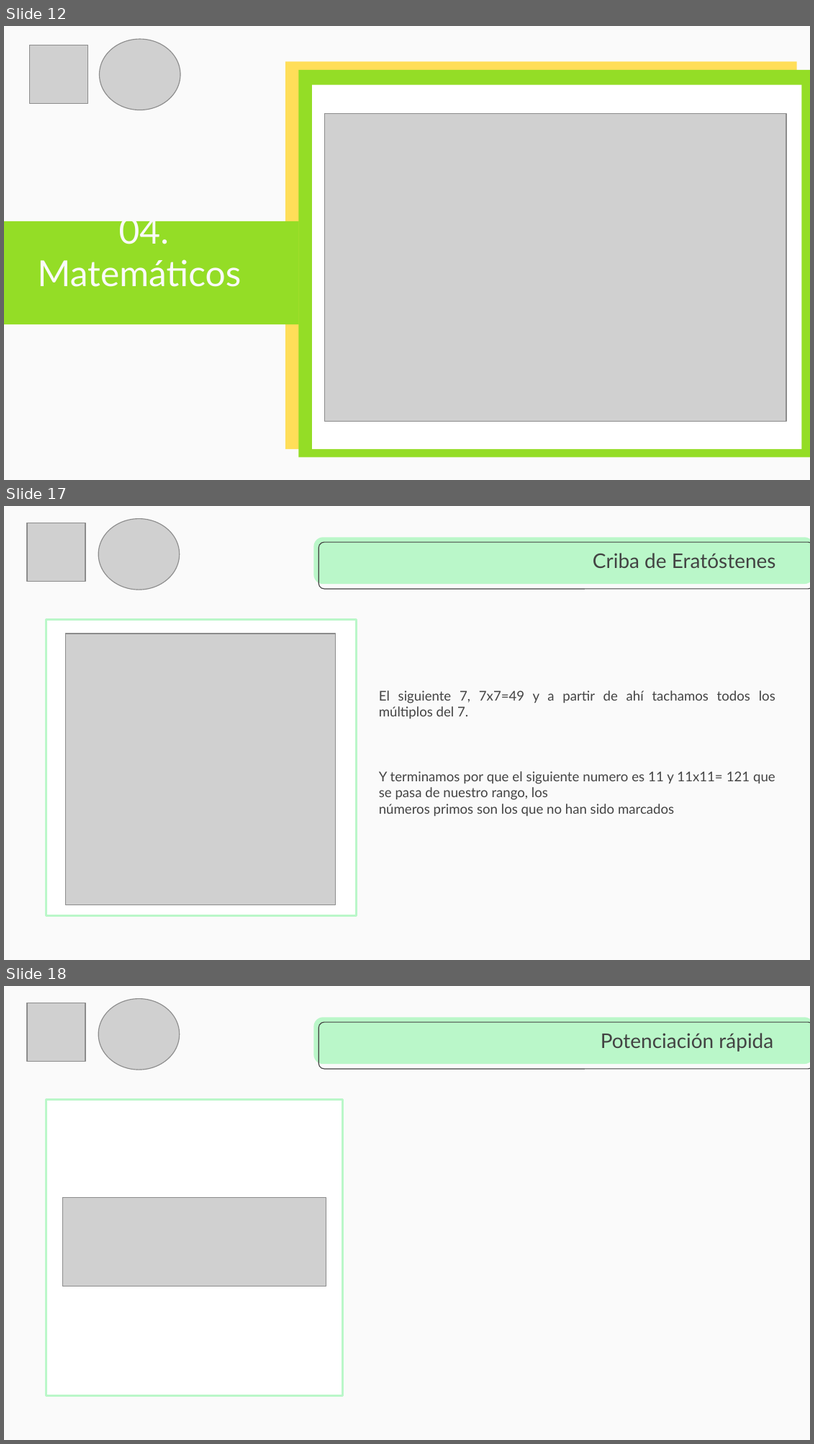
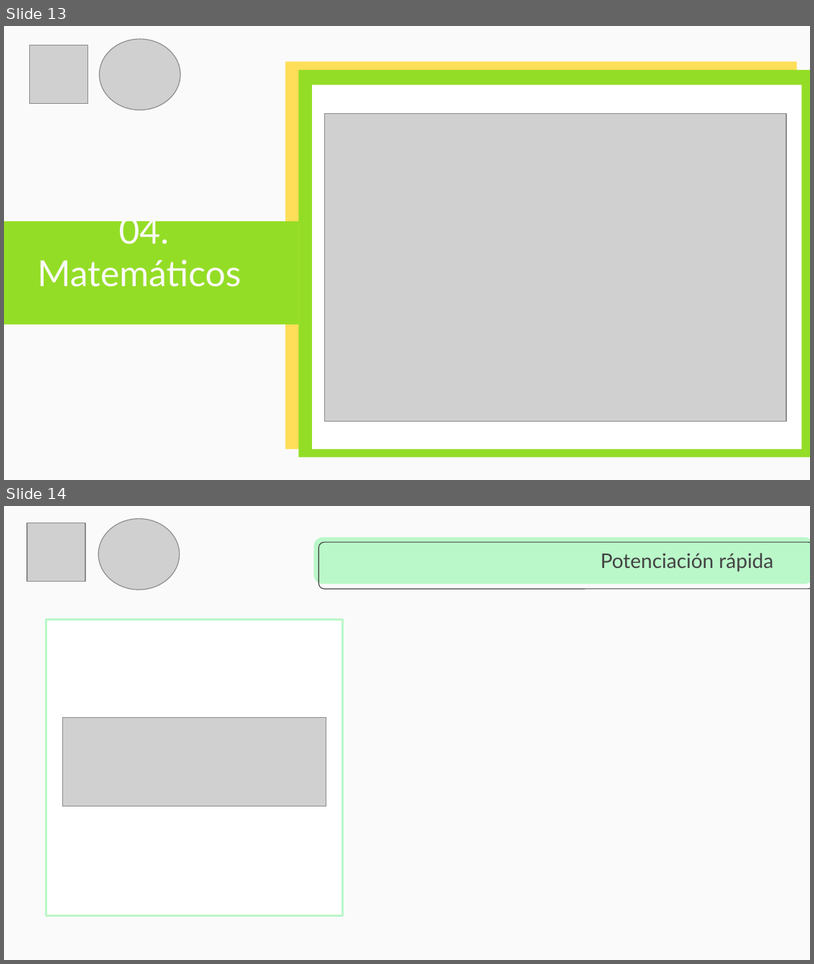
Before and after one commit to cangothic/CursoDePrgramacionCompetitiva, a slide deck: clase 4/Capacitación Maratones.pptx. Shown one above the other, each under a label of ours: slides 12, 17 and 18 before the commit, slides 13 and 14 after it; the slides between them are not shown. The pictures are 814x1444 and 814x964 pixels, drawn with LibreOffice and Linux fonts; fonts in the diff are those of the drawing; grey boxes stand for pictures. Boxes give left, top, right and bottom in pixels: in the first picture for what was removed or moved away, otherwise in the second. Text is boxed around its words. In the diff, an @@ line names an element or a change of style, - is before the commit and + after.

```diff
--- a/clase 4/Capacitación Maratones.pptx
+++ b/clase 4/Capacitación Maratones.pptx
@@ slide 17 removed at (4, 506, 810, 960), background #FAFAFA; not listed: 2 template elements that a slide beside it also shows @@
@@ picture removed at (27, 523, 85, 581) @@
@@ picture removed at (98, 519, 179, 590) @@
@@ title removed at (593, 553, 777, 568) @@
-Criba de Eratóstenes
@@ rectangle removed at (46, 620, 356, 916) @@
@@ picture removed at (66, 633, 336, 904) @@
@@ subtitle removed at (379, 690, 776, 816) @@
-El siguiente 7, 7x7=49 y a partir de ahí tachamos todos los múltiplos del 7.
-Y terminamos por que el siguiente numero es 11 y 11x11= 121 que se pasa de nuestro rango, los
-números primos son los que no han sido marcados
@@ what was slide 12 is now slide 13 @@
@@ what was slide 18 is now slide 14 @@
```
Also in this commit, not shown: 7 slides added, 5 other slides removed, 41 other files.
